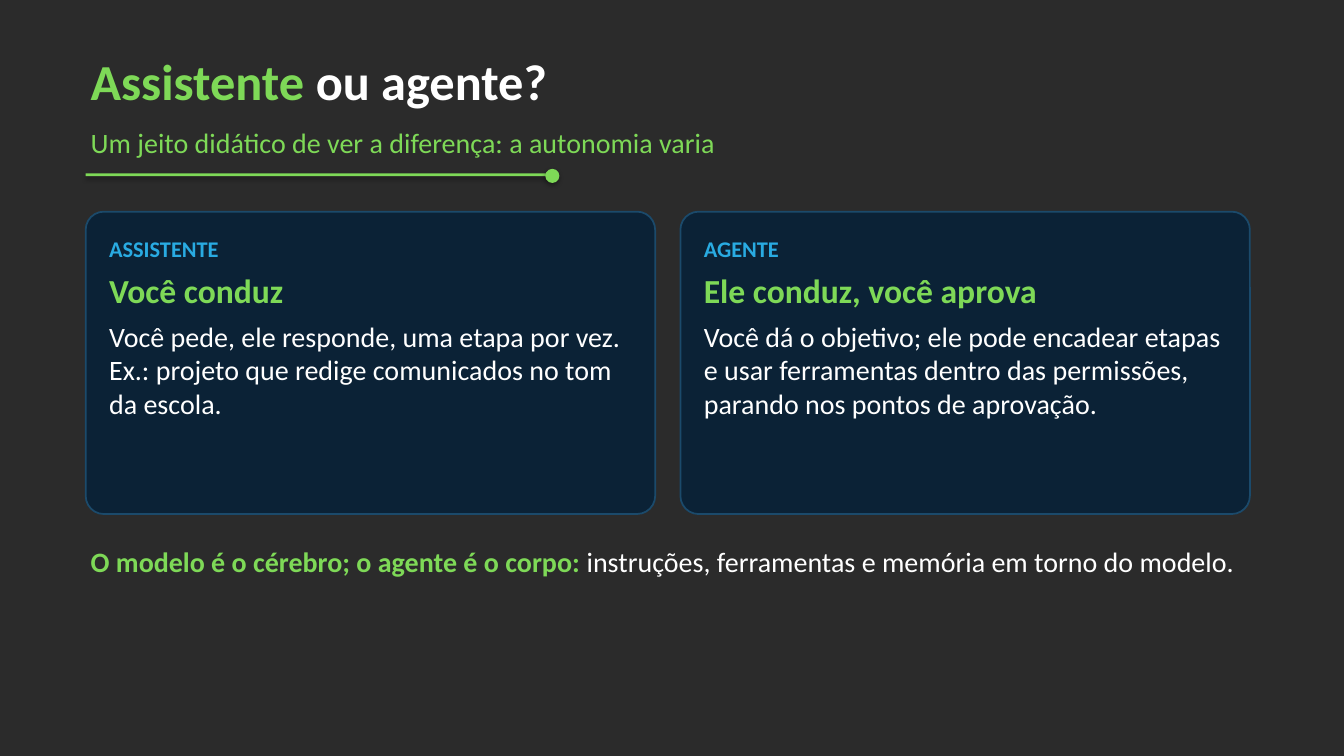
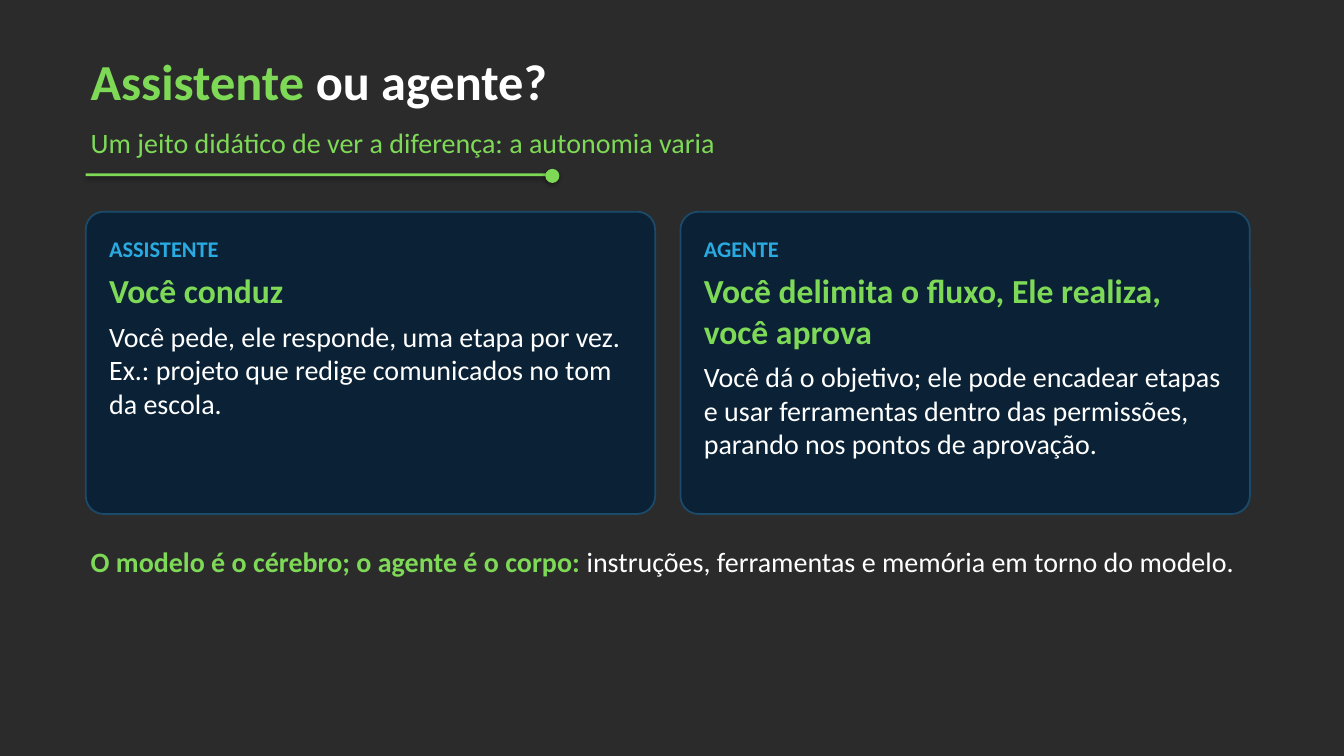
Before and after one commit to maryandrioli/iagestao, a slide deck: slide 10 of apoio/fundamentos/slides_fundamentos.pptx. Drawn at 1344x756 pixels with LibreOffice and Linux fonts; fonts in the diff are those of the drawing; background and template pictures are left out; a plain dark background stands for a picture behind light text. Boxes give left, top, right and bottom in pixels: in the first picture for what was removed or moved away, otherwise in the second. Text is boxed around its words. In the diff, an @@ line names an element or a change of style, - is before the commit and + after.

```diff
--- a/apoio/fundamentos/slides_fundamentos.pptx
+++ b/apoio/fundamentos/slides_fundamentos.pptx
@@ text in rounded rectangle at <box>704,279,1161,350</box>: text changed @@
-Ele conduz, você aprova
+Você delimita o fluxo, Ele realiza, você aprova
```
Also in this commit, not shown: 4 other slides changed, 5 slides added, 14 other files.
